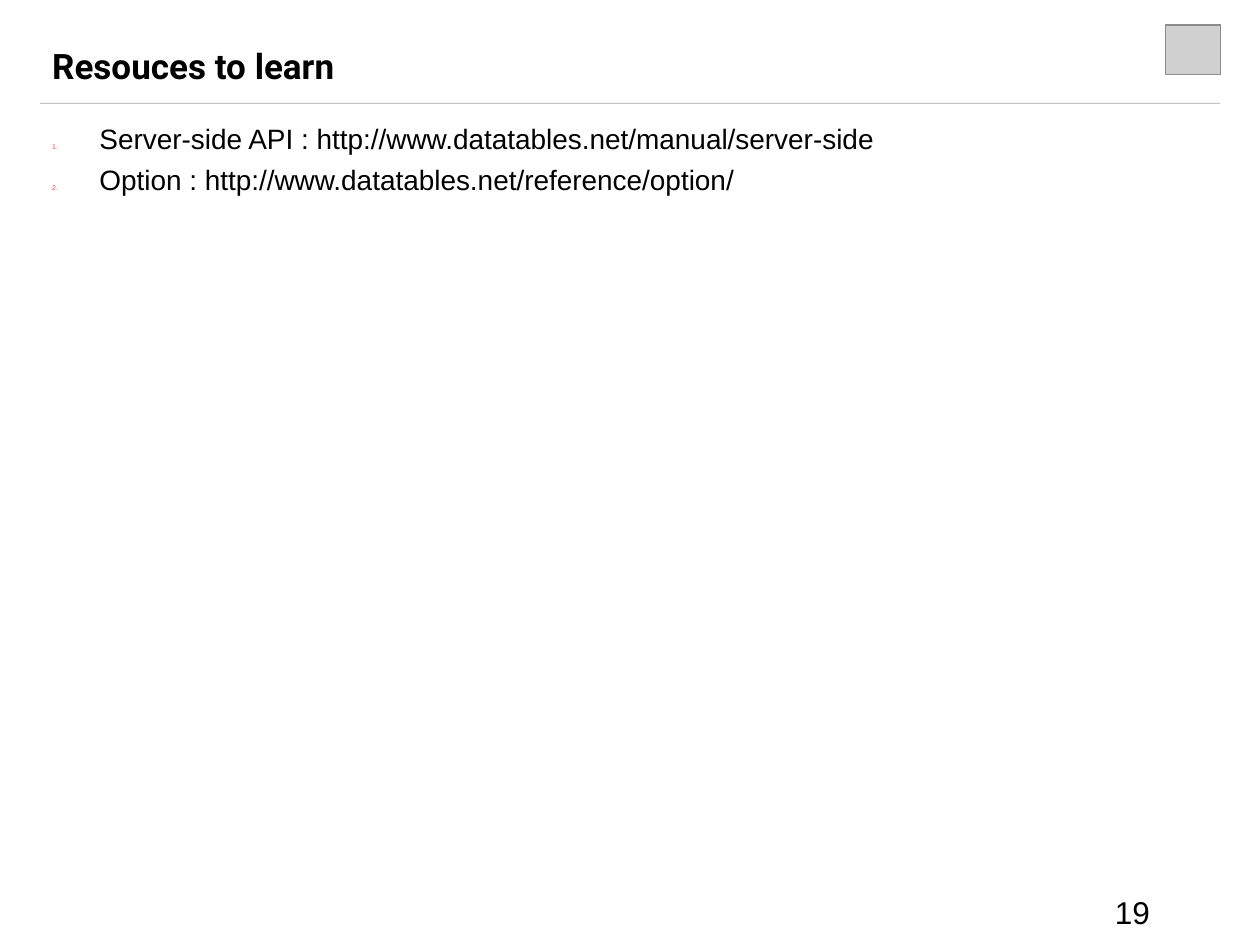
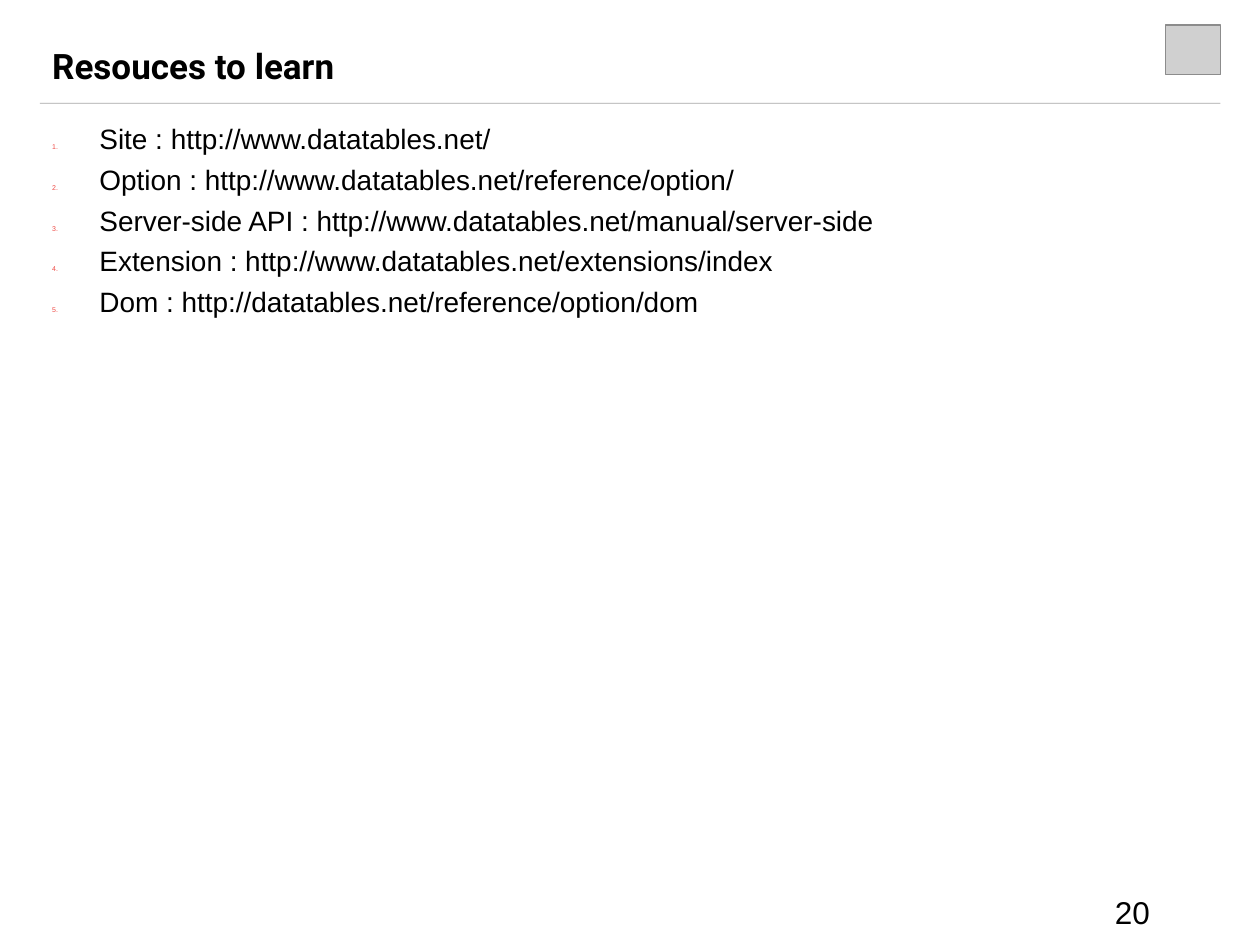
Before and after one commit to roostinghawk/datatables-demo, a slide deck: slide 20 of doc/ppt/DataTables_Introductioin.ppt (slide 19 before the commit). Drawn at 1260x945 pixels with LibreOffice and Linux fonts; fonts in the diff are those of the drawing; grey boxes stand for pictures. Boxes give left, top, right and bottom in pixels: in the first picture for what was removed or moved away, otherwise in the second. Text is boxed around its words. In the diff, an @@ line names an element or a change of style, - is before the commit and + after.

Commit message:
add extensions

```diff
--- a/doc/ppt/DataTables_Introductioin.ppt
+++ b/doc/ppt/DataTables_Introductioin.ppt
@@ text at bbox=[99, 128, 734, 195]: paragraphs added @@
+1. Site : http://www.datatables.net/
+2. Option : http://www.datatables.net/reference/option/
@@ text at bbox=[99, 250, 772, 317]: text changed @@
-2. Option : http://www.datatables.net/reference/option/
+4. Extension : http://www.datatables.net/extensions/index
+5. Dom : http://datatables.net/reference/option/dom
@@ page number at bbox=[1115, 902, 1150, 925]: text changed @@
-19
+20
```
Also in this commit, not shown: 1 slide added, 40 other files.
